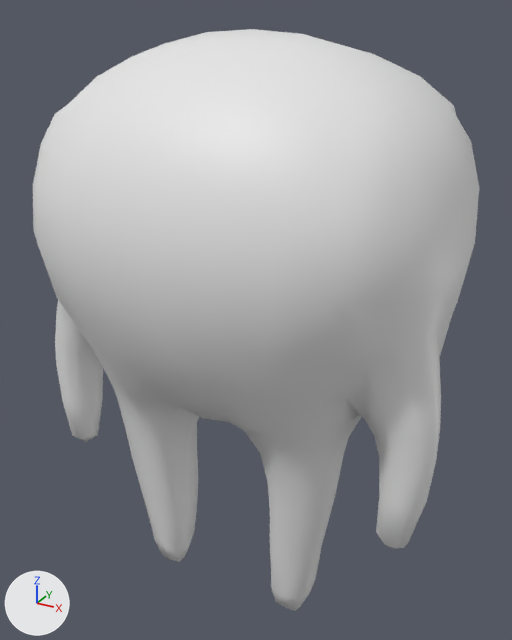
What one commit did to the Blender file Blender/draft.blend.
Camera for both pictures: a camera (50 mm lens) standing at (2.52, -4.12, 4.61) and looking at (0.03, 0.4, 2.35). Lighting does not change. The marker at lower left points along +X, +Y and +Z. The same objects are shown in both versions, whatever each file hides.
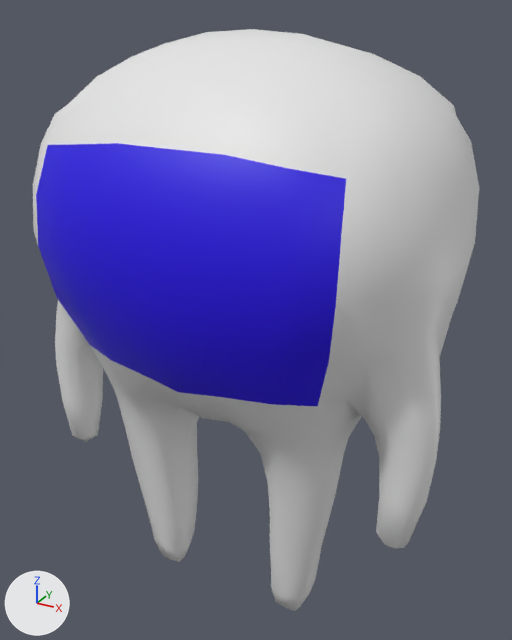
Location of each change, (x1, y1, x2, y2) in pixels of the pictures (512 x 640 px):
part 1 of me_cube, recoloured (white to blue)
    both: (36, 143, 346, 406)

Edits to the bpy script that builds the scene:
```text
Add mat_material_004:
    mat_material_004 = principled_material('Material.004')
    mat_material_004.base_color = (0.0177, 0.0, 0.801)  # blue #2400e7
Change me_cube:
    where me_cube.from_pydata(...)  # 224 vertices, 211 faces; spans x 0.0..1.66, y -0.89..1.54, z -3.06..1.43
    used by ob_cube; location = (0.0, 0.0, 3.056)
    me_cube part 1: all 12 faces centred in x 0.17..0.95, y -0.84..-0.57, z -0.63..0.6 switch from mat_material (white #e7e7e7) to mat_material_004 (blue #2400e7)
```
